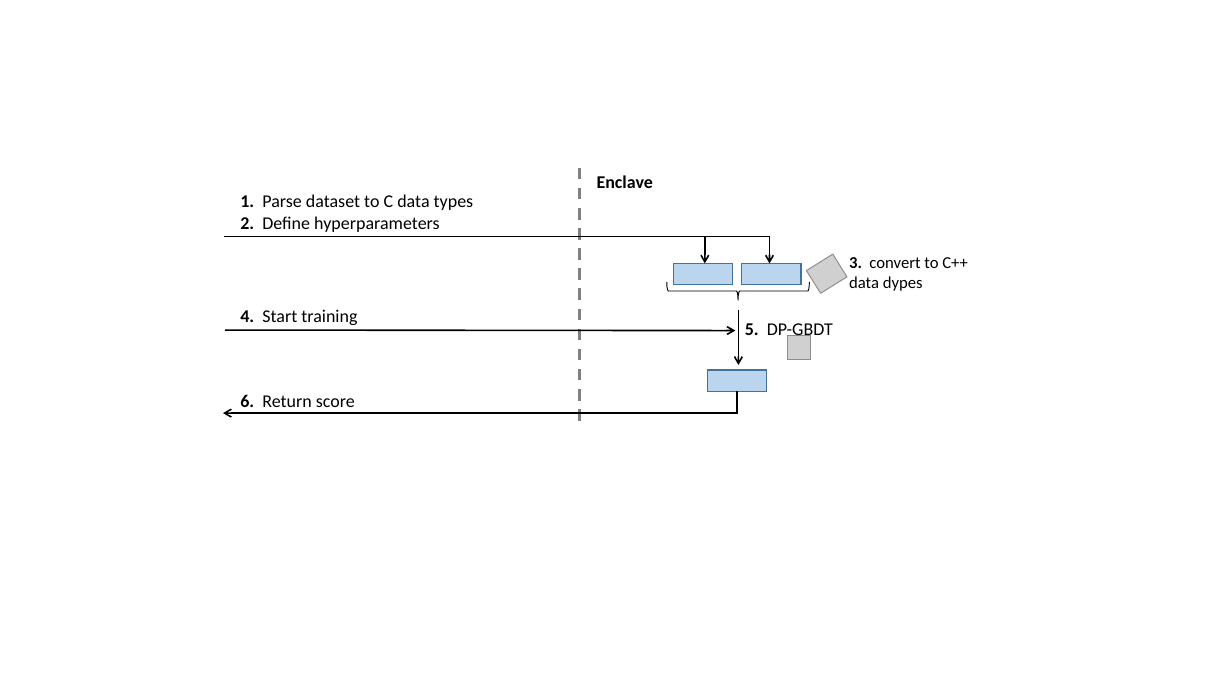
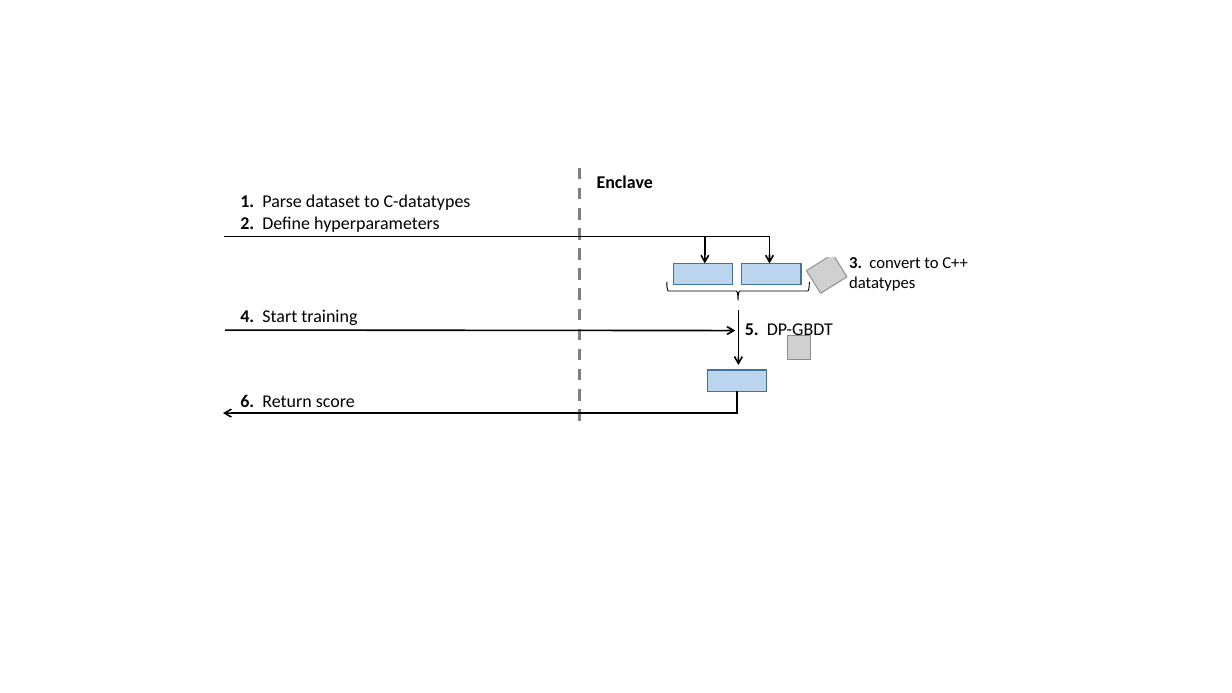
Before and after one commit to loretanr/dp-gbdt, a slide deck: slide 14 of resources/writing/powerpoint/template_only_mine.pptx. Drawn at 1232x693 pixels with LibreOffice and Linux fonts; fonts in the diff are those of the drawing; grey boxes stand for pictures. Boxes give left, top, right and bottom in pixels: in the first picture for what was removed or moved away, otherwise in the second. Text is boxed around its words. In the diff, an @@ line names an element or a change of style, - is before the commit and + after.

```diff
--- a/resources/writing/powerpoint/template_only_mine.pptx
+++ b/resources/writing/powerpoint/template_only_mine.pptx
@@ text at (240, 194, 471, 210): text changed @@
-1. Parse dataset to C data types
+1. Parse dataset to C-datatypes
@@ rectangle added at (813, 249, 841, 258), fill #FFFFFF @@
@@ text at (849, 257, 968, 291): text changed @@
-3. convert to C++ data dypes
+3. convert to C++ datatypes
```
Also in this commit, not shown: 5 other slides changed, 9 other files.
